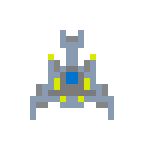
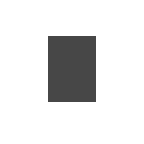
Layered file, before and after one edit (144 x 144). Changes by layer:
moved "lvl 05" into group "Space" over [36, 36, 108, 108]
moved "lvl 04" into group "Space" over [48, 54, 96, 102]
moved "lvl 03" into group "Space" over [66, 72, 78, 84]
moved "lvl 02" into group "Space" over [48, 66, 96, 96]
moved "lvl 01" into group "Space" over [30, 30, 114, 120]
added group "Surface" with 1 layers over [48, 36, 96, 102]
added layer "main" in group "Surface" over [48, 36, 96, 102]
